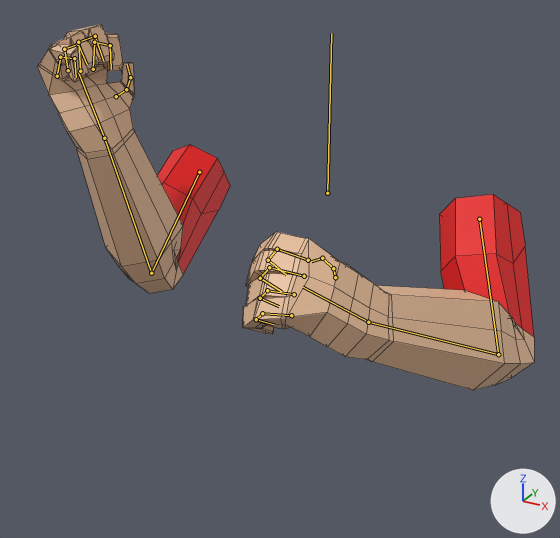
The FBX model Models/LowPolyArms/FBX/armsSwordAttack.fbx: old version first, new version second.
Camera for both pictures: a camera (50 mm lens) standing at (0.852, -1.816, 0.655) and looking at (0.05, -0.357, -0.074). Lighting does not change. The marker at lower right points along +X, +Y and +Z. Both versions are drawn at frame 12 of the action 'Scene'; the numbers are the values there. The bones that bend it are drawn over the model as lines. Mesh edges are drawn as thin lines.

In view in the first picture: 'PlayerArmsModel'.
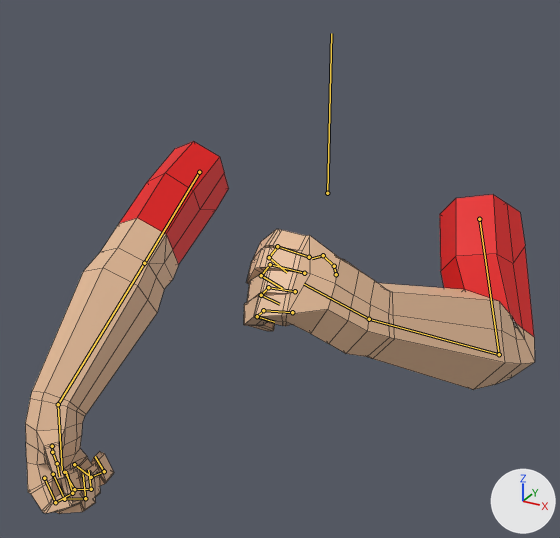
Boxes (x1, y1, x2, y2) around the edits, measured in the pictures (560 x 538 px):
'PlayerArmsModel', posed: before (37, 24, 534, 390); after (25, 141, 535, 514)
bone 'Bicep.R', root to tip: before (199, 172) to (151, 273); after (199, 172) to (144, 263)
bone 'ForeArm.R', root to tip: before (151, 273) to (104, 138); after (144, 263) to (58, 404)
bone 'Palm.R', root to tip: before (104, 138) to (78, 72); after (58, 404) to (62, 470)

The edits, one by one:
Bone 'Bicep.R' (bone_bicep_r) turns from (50, -7, 89) to (59, -8, 88) degrees about its own x, y and z.
Bone 'ForeArm.R' (bone_forearm_r) turns from (101, 0, 0) to (-9, 0, 0) degrees about its own x, y and z.
Bone 'Palm.R' (bone_palm_r) turns from (24, 5, -24) to (-35, 4, 14) degrees about its own x, y and z.
